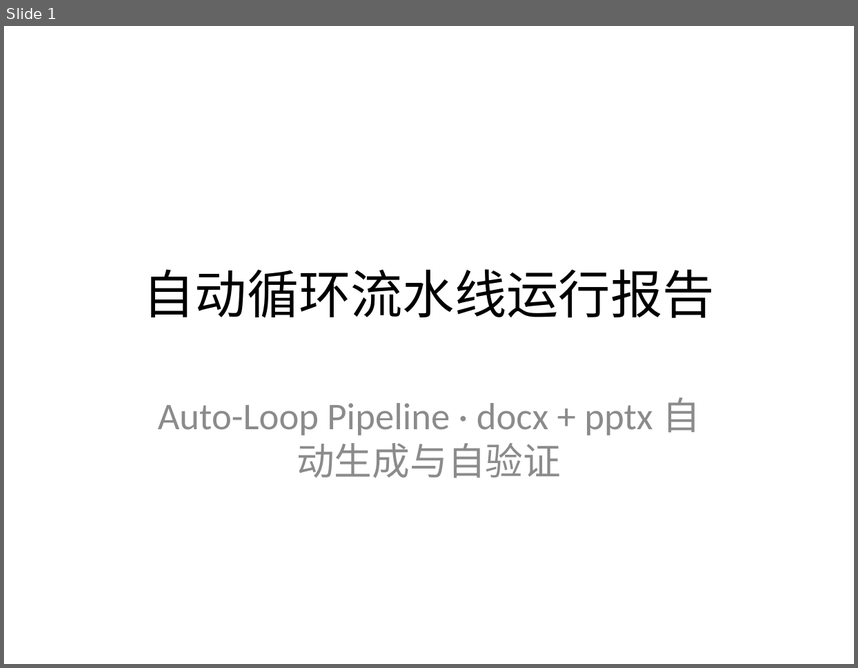
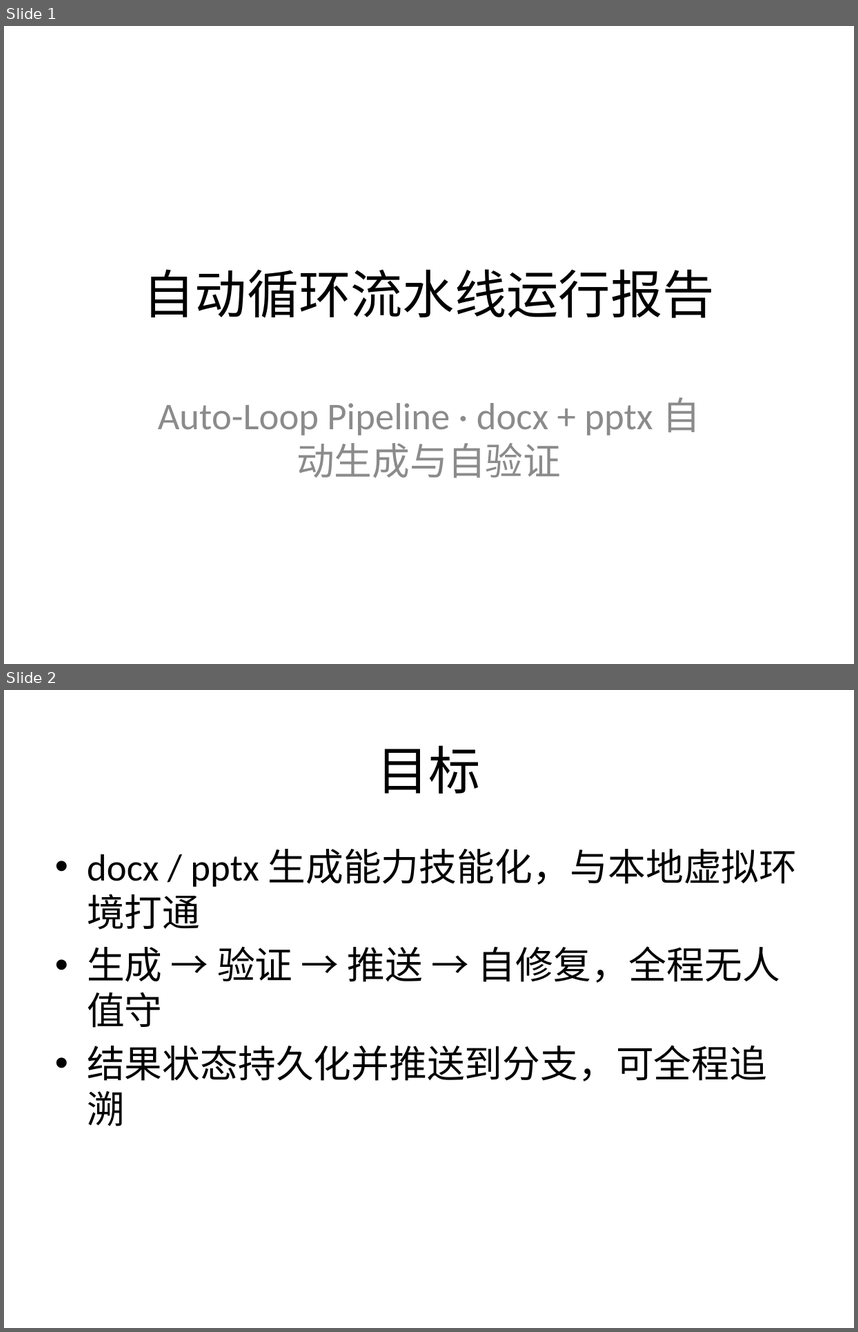
Before and after one commit to mqgg5630-cyber/test-auto-arena, a slide deck: output/slides/deck.pptx. Shown one above the other, each under a label of ours: slide 1 before the commit, slides 1 and 2 after it. The pictures are 858x668 and 858x1332 pixels, drawn with LibreOffice and Linux fonts; fonts in the diff are those of the drawing. Boxes give left, top, right and bottom in pixels: in the first picture for what was removed or moved away, otherwise in the second. Text is boxed around its words. In the diff, an @@ line names an element or a change of style, - is before the commit and + after.

```diff
--- a/output/slides/deck.pptx
+++ b/output/slides/deck.pptx
@@ slide 2 added at [4,690,854,1328], background #FFFFFF @@
@@ title added at [377,745,481,793], 44 pt, text #000000 @@
+目标
@@ text added at [87,849,797,1126], 32 pt, text #000000 @@
+• docx / pptx 生成能力技能化，与本地虚拟环境打通
+• 生成 → 验证 → 推送 → 自修复，全程无人值守
+• 结果状态持久化并推送到分支，可全程追溯
```
Also in this commit, not shown: 1 slide changed, 4 other slides added, 1 slide removed, 4 other files.
